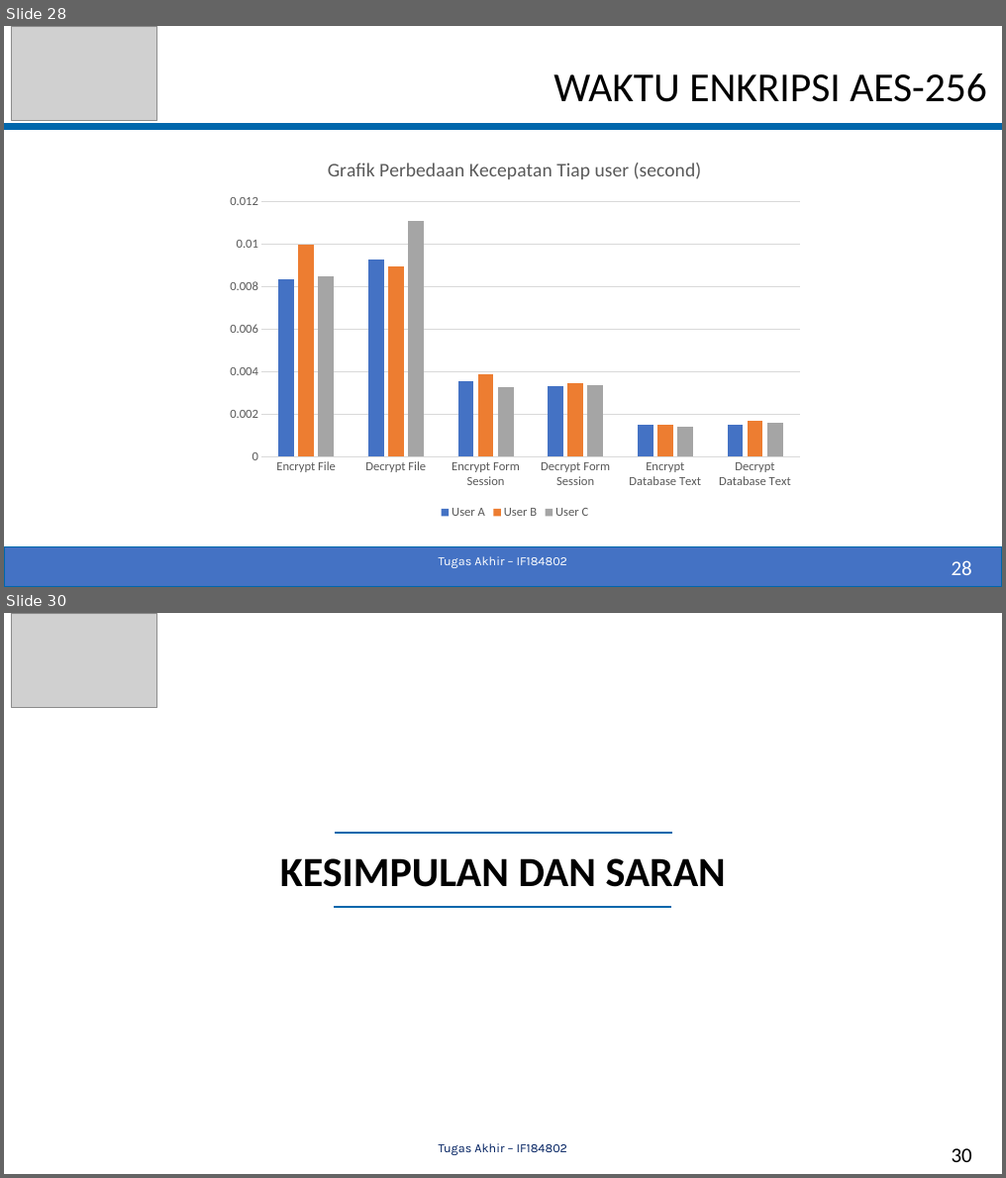
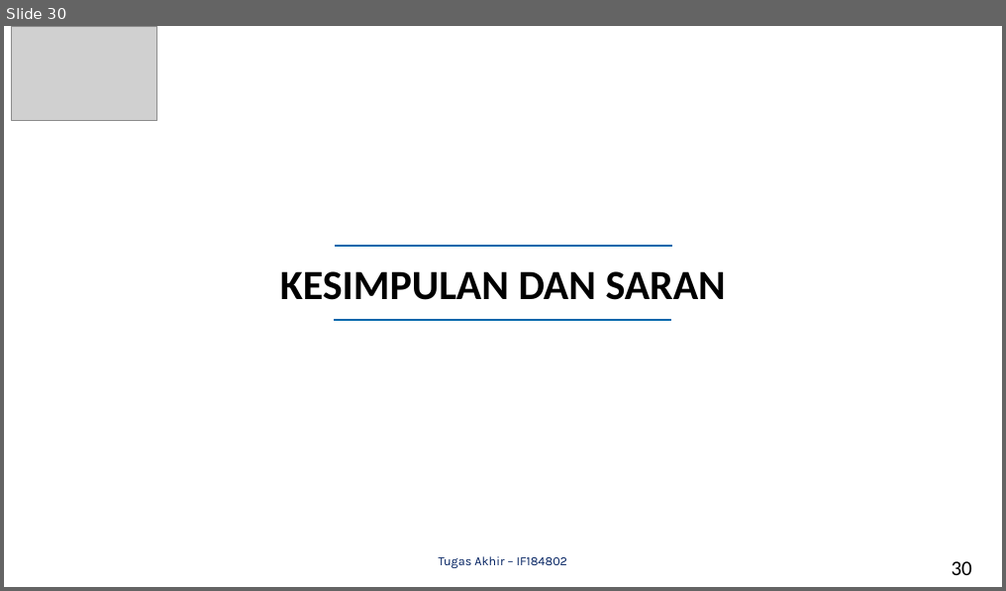
Before and after one commit to fajrisalam/Tugas-Akhir, a slide deck: PPT_SIDANG.pptx. Shown one above the other, each under a label of ours: slides 28 and 30 before the commit, slide 30 after it; the slides between them are not shown. The pictures are 1006x1178 and 1006x591 pixels, drawn with LibreOffice and Linux fonts; fonts in the diff are those of the drawing; grey boxes stand for pictures. Boxes give left, top, right and bottom in pixels: in the first picture for what was removed or moved away, otherwise in the second. Text is boxed around its words. In the diff, an @@ line names an element or a change of style, - is before the commit and + after.

```diff
--- a/PPT_SIDANG.pptx
+++ b/PPT_SIDANG.pptx
@@ slide 28 removed at box(4, 26, 1002, 587), background #FFFFFF @@
@@ picture removed at box(11, 26, 157, 120) @@
@@ title removed at box(553, 74, 987, 102) @@
-WAKTU ENKRIPSI AES-256
@@ line removed from (4, 126) to (1002, 126) @@
@@ column chart removed at box(218, 144, 812, 524) @@
-title "Grafik Perbedaan Kecepatan Tiap user (second) "
-categories: Encrypt File, Decrypt File, Encrypt Form Session, Decrypt Form Session, Encrypt Database Text, Decrypt Database Text
-User A: 0.0083, 0.0093, 0.0035, 0.0033, 0.0015, 0.0015
-User B: 0.0099, 0.0089, 0.0038, 0.0035, 0.0015, 0.0017
-User C: 0.0085, 0.0111, 0.0032, 0.0034, 0.0014, 0.0016
@@ rectangle removed at box(4, 548, 1002, 587) @@
@@ text removed at box(439, 557, 568, 569) @@
-Tugas Akhir – IF184802
@@ page number removed at box(951, 561, 972, 575) @@
-28
```
Also in this commit, not shown: 15 slides changed, 5 slides added, 4 other slides removed, 1 other file.
